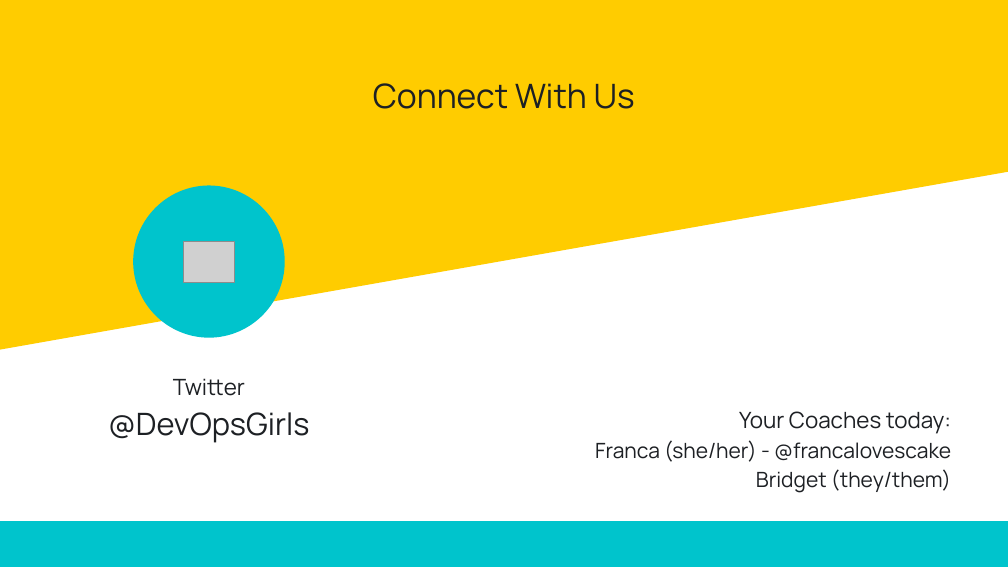
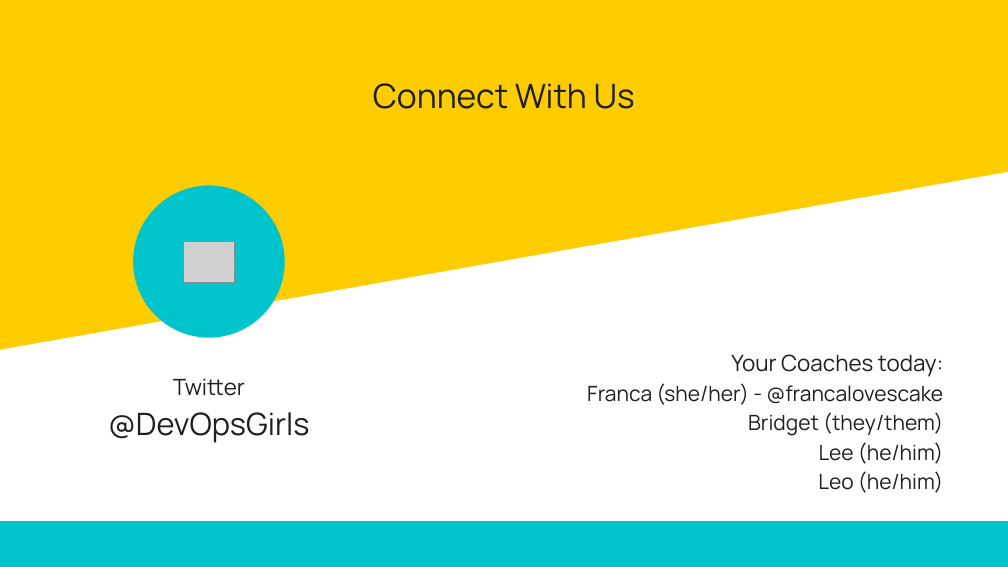
Before and after one commit to DevOps-Represent/terraform-workshop, a slide deck: slide 7 of facilitator/terraform-workshop-intro.pptx (slide 6 before the commit). Drawn at 1008x567 pixels with LibreOffice and Linux fonts; fonts in the diff are those of the drawing; grey boxes stand for pictures. Boxes give left, top, right and bottom in pixels: in the first picture for what was removed or moved away, otherwise in the second. Text is boxed around its words. In the diff, an @@ line names an element or a change of style, - is before the commit and + after.

```diff
--- a/facilitator/terraform-workshop-intro.pptx
+++ b/facilitator/terraform-workshop-intro.pptx
@@ text "Your Coaches today:" moved from (x1=595, y1=411, x2=951, y2=493) to (x1=587, y1=354, x2=943, y2=493) @@
@@ text at (x1=818, y1=442, x2=943, y2=493): paragraphs added @@
+Lee (he/him)
+Leo (he/him)
```
Also in this commit, not shown: 1 other slide changed, 1 slide added, 2 other files.
